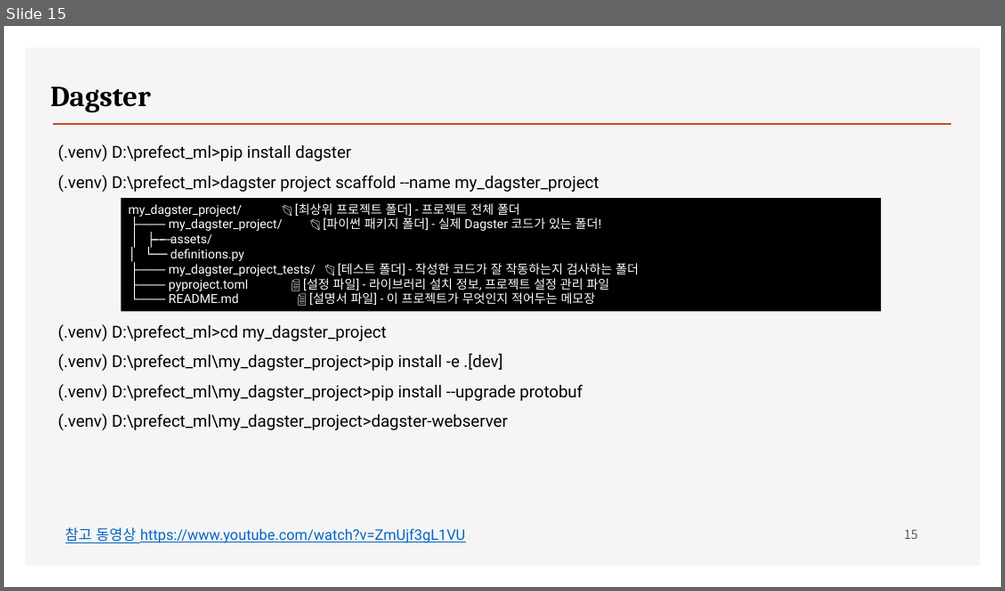
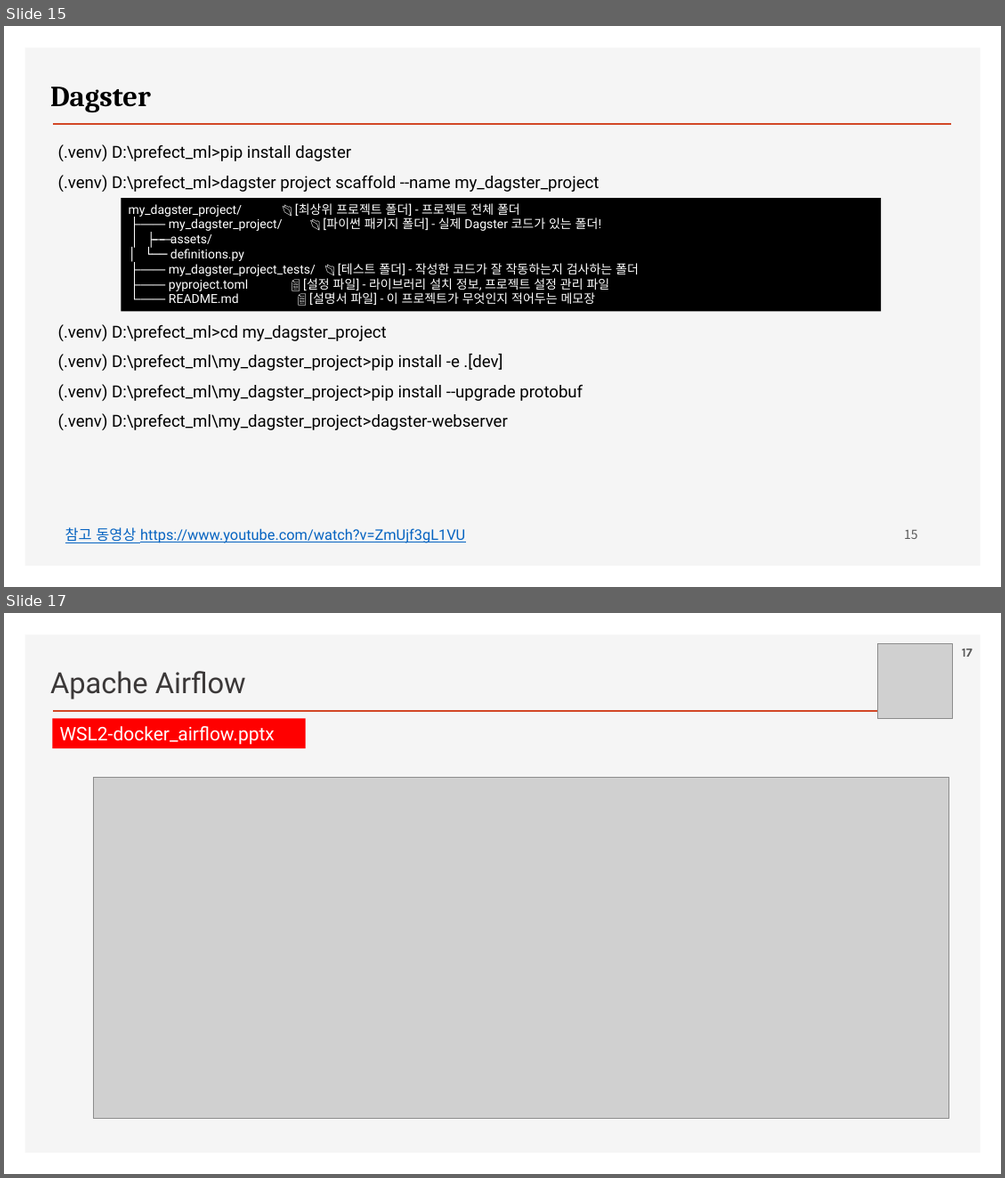
Before and after one commit to ancestor9/2026_Fall_AI-Workflow, a slide deck: PPTs/02_workflow orchestration framework.pptx. Shown one above the other, each under a label of ours: slide 15 before the commit, slides 15 and 17 after it; the slides between them are not shown. The pictures are 1005x591 and 1005x1178 pixels, drawn with LibreOffice and Linux fonts; fonts in the diff are those of the drawing; grey boxes stand for pictures; background and template pictures are left out. Boxes give left, top, right and bottom in pixels: in the first picture for what was removed or moved away, otherwise in the second. Text is boxed around its words. In the diff, an @@ line names an element or a change of style, - is before the commit and + after.

```diff
--- a/PPTs/02_workflow orchestration framework.pptx
+++ b/PPTs/02_workflow orchestration framework.pptx
@@ slide 17 added at [4,613,1001,1174], background #FFFFFF; not listed: 2 template elements that a slide beside it also shows @@
@@ picture added at [878,643,953,718] @@
@@ page number added at [962,649,972,657], 12 pt, text #595959, bold @@
+17
@@ text added at [50,671,246,699], 28 pt, text #3B3838 @@
+Apache Airflow
@@ rectangle added at [53,718,306,748], fill #FF0000, 18 pt, text #FFFFFF @@
+WSL2-docker_airflow.pptx
@@ picture added at [93,778,949,1119] @@
```
Also in this commit, not shown: 1 slide changed, 18 other slides added.
